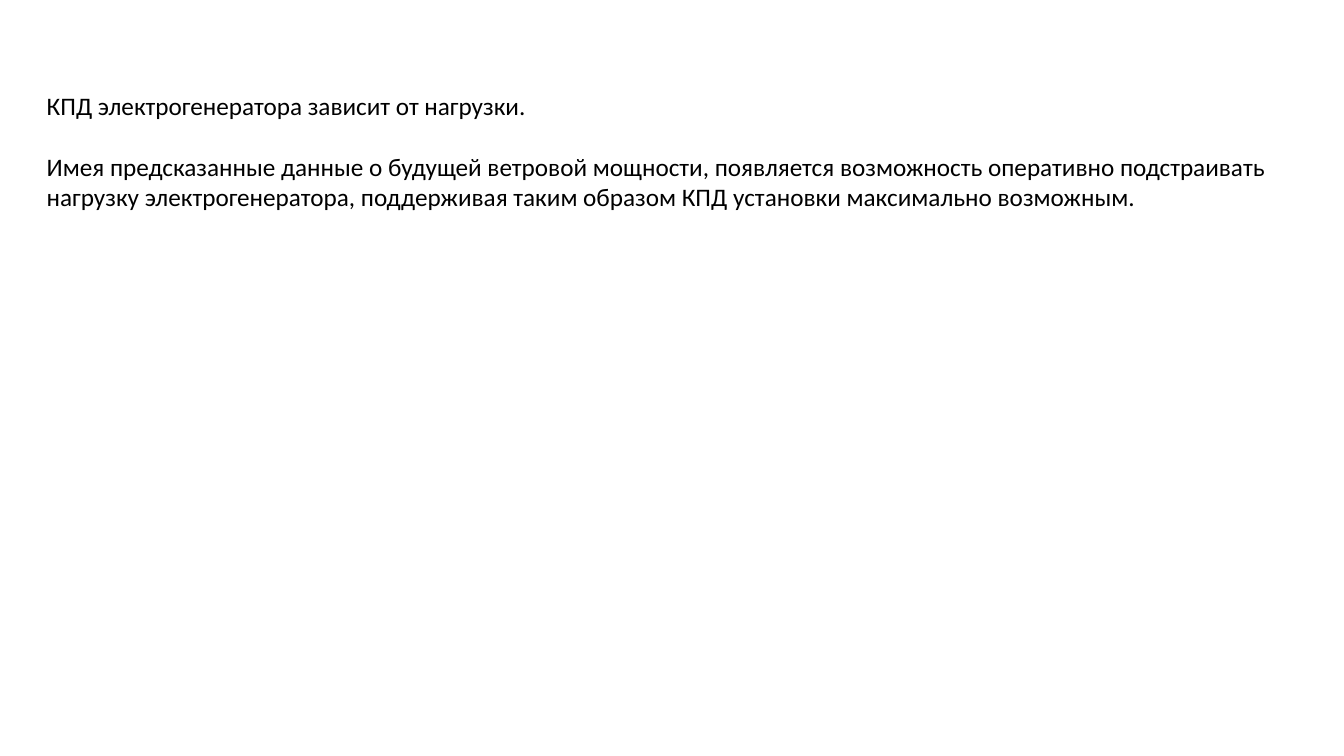
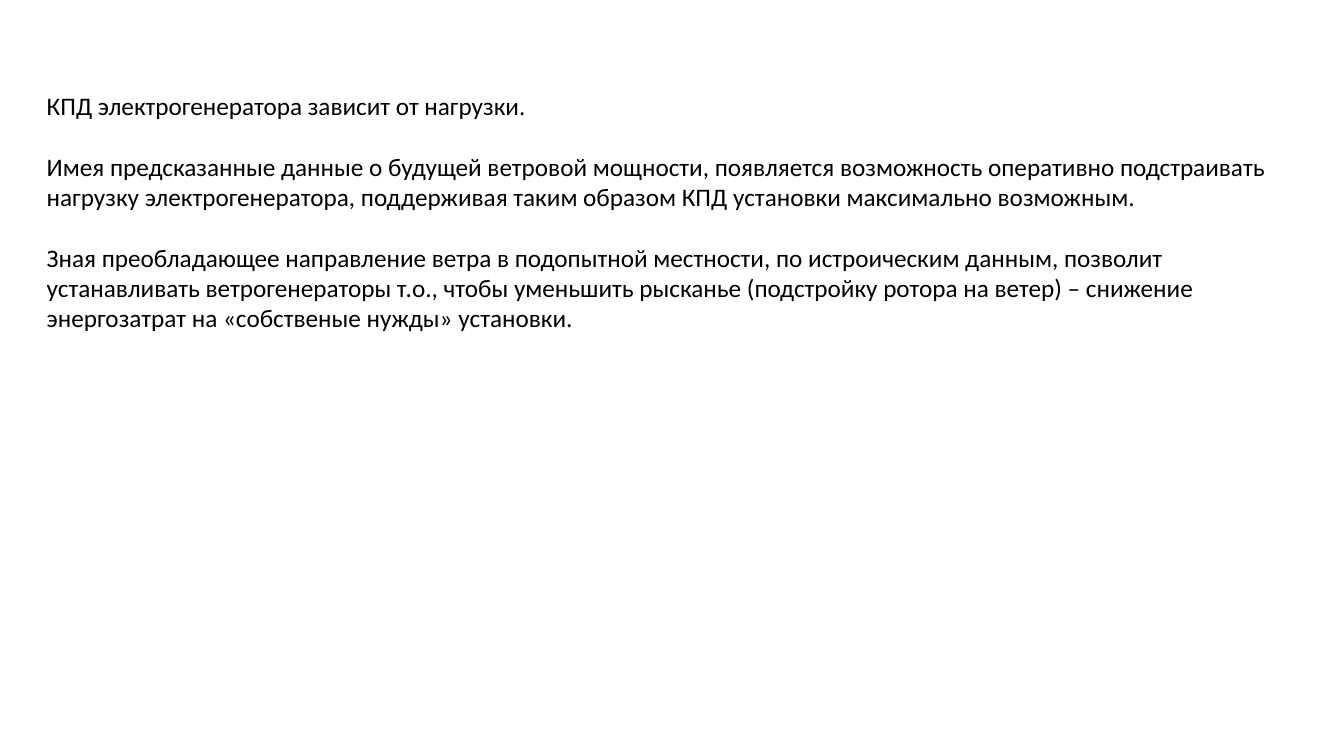
Before and after one commit to Dmitry1973/GB_Final_project, a slide deck: slide 4 of FInal_project.pptx. Drawn at 1344x756 pixels with LibreOffice and Linux fonts; fonts in the diff are those of the drawing. Boxes give left, top, right and bottom in pixels: in the first picture for what was removed or moved away, otherwise in the second. Text is boxed around its words. In the diff, an @@ line names an element or a change of style, - is before the commit and + after.

```diff
--- a/FInal_project.pptx
+++ b/FInal_project.pptx
@@ text at bbox=[47, 250, 1193, 331]: paragraph added @@
+Зная преобладающее направление ветра в подопытной местности, по истроическим данным, позволит устанавливать ветрогенераторы т.о., чтобы уменьшить рысканье (подстройку ротора на ветер) – снижение энергозатрат на «собственые нужды» установки.
```
Also in this commit, not shown: 2 other slides changed.
